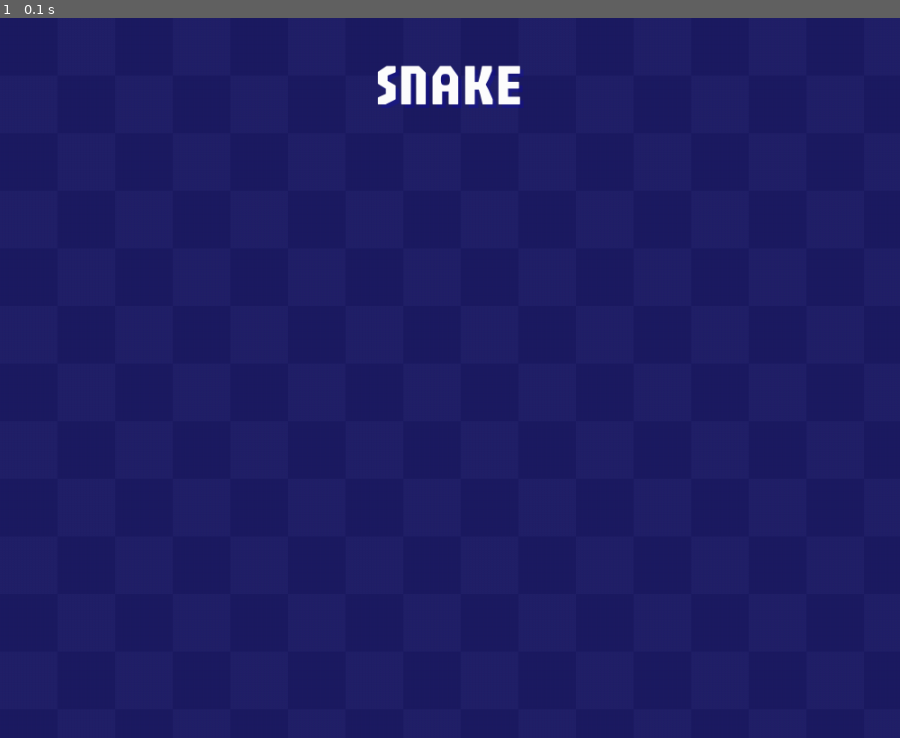
Above: before the commit, frame 1.
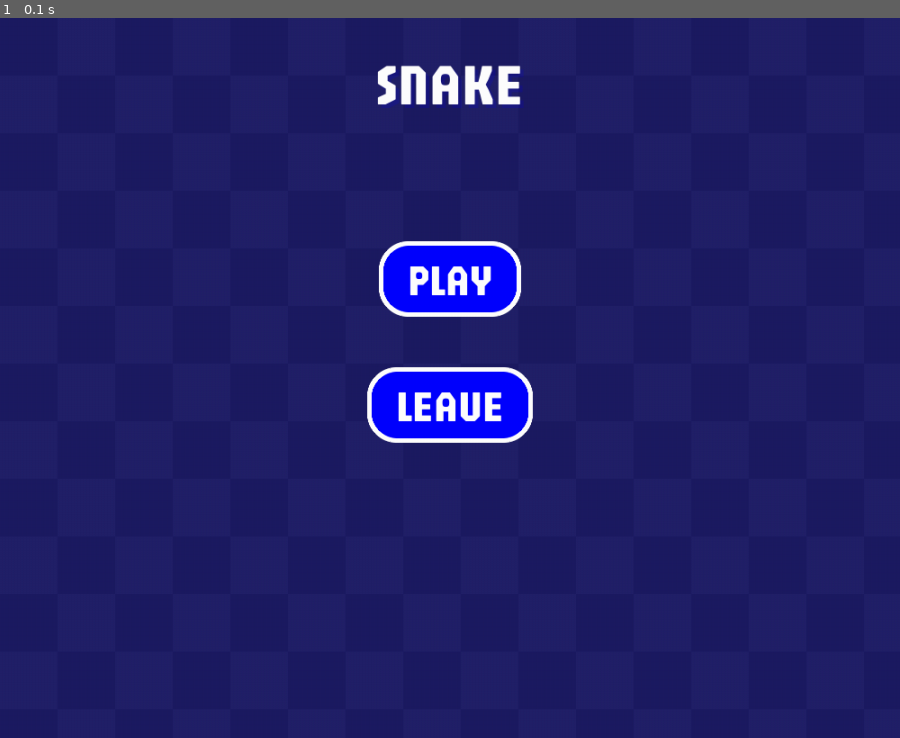
Above: after the commit, the same moment.

Repository: DevJ2K/snakeAI
Game: pygame game, started from srcs/Window.py
Two runs of this game, one before a commit and one after it. Both use one fixed random seed, a clock stepped at 60 frames per second and the inputs below.
Inputs:
- Up to frame 1 (0.1 s): no input

The runs differ from the first frame. In frame 1, 3.4% of the frame differs, in the area x 40-60%, y 30-60%.

Commit message:
🚧 : Start to create button...

Diff:
--- a/srcs/Window.py
+++ b/srcs/Window.py
@@ -1,8 +1,65 @@
 import pygame
+import pygame.gfxdraw
 from WindowTheme import WindowTheme
 from utils.Colors import *
 import os
+import pygame.gfxdraw
 
+def draw_rounded_rect(surface, rect, color, corner_radius):
+    ''' Draw a rectangle with rounded corners.
+    Would prefer this:
+        pygame.draw.rect(surface, color, rect, border_radius=corner_radius)
+    but this option is not yet supported in my version of pygame so do it ourselves.
+
+    We use anti-aliased circles to make the corners smoother
+    '''
+    if rect.width < 2 * corner_radius or rect.height < 2 * corner_radius:
+        raise ValueError(f"Both height (rect.height) and width (rect.width) must be > 2 * corner radius ({corner_radius})")
+
+    # need to use anti aliasing circle drawing routines to smooth the corners
+    pygame.gfxdraw.aacircle(surface, rect.left+corner_radius, rect.top+corner_radius, corner_radius, color)
+    pygame.gfxdraw.aacircle(surface, rect.right-corner_radius-1, rect.top+corner_radius, corner_radius, color)
+    pygame.gfxdraw.aacircle(surface, rect.left+corner_radius, rect.bottom-corner_radius-1, corner_radius, color)
+    pygame.gfxdraw.aacircle(surface, rect.right-corner_radius-1, rect.bottom-corner_radius-1, corner_radius, color)
+
+    pygame.gfxdraw.filled_circle(surface, rect.left+corner_radius, rect.top+corner_radius, corner_radius, color)
+    pygame.gfxdraw.filled_circle(surface, rect.right-corner_radius-1, rect.top+corner_radius, corner_radius, color)
+    pygame.gfxdraw.filled_circle(surface, rect.left+corner_radius, rect.bottom-corner_radius-1, corner_radius, color)
+    pygame.gfxdraw.filled_circle(surface, rect.right-corner_radius-1, rect.bottom-corner_radius-1, corner_radius, color)
+
+    rect_tmp = pygame.Rect(rect)
+
+    rect_tmp.width -= 2 * corner_radius
+    rect_tmp.center = rect.center
+    pygame.draw.rect(surface, color, rect_tmp)
+
+    rect_tmp.width = rect.width
+    rect_tmp.height -= 2 * corner_radius
+    rect_tmp.center = rect.center
+    pygame.draw.rect(surface, color, rect_tmp)
+
+def draw_bordered_rounded_rect(surface, rect, color, border_color, corner_radius, border_thickness):
+    if corner_radius < 0:
+        raise ValueError(f"border radius ({corner_radius}) must be >= 0")
+
+    rect_tmp = pygame.Rect(rect)
+    center = rect_tmp.center
+
+    if border_thickness:
+        if corner_radius <= 0:
+            pygame.draw.rect(surface, border_color, rect_tmp)
+        else:
+            draw_rounded_rect(surface, rect_tmp, border_color, corner_radius)
+
+        rect_tmp.inflate_ip(-2*border_thickness, -2*border_thickness)
+        inner_radius = corner_radius - border_thickness + 1
+    else:
+        inner_radius = corner_radius
+
+    if inner_radius <= 0:
+        pygame.draw.rect(surface, color, rect_tmp)
+    else:
+        draw_rounded_rect(surface, rect_tmp, color, inner_radius)
 
 class Window:
     def __init__(
@@ -10,35 +67,40 @@
         title: str = "Window",
         size: tuple[int, int] = (400, 400),
         theme: WindowTheme = WindowTheme(THEME="blue"),
-        font: str = "fonts/Jaro/static/Jaro-Regular.ttf"
+        font: str = "fonts/Jaro/static/Jaro-Regular.ttf",
+        FPS: int = 60
     ):
         self.__ROOT_PATH = os.path.dirname(os.path.dirname(os.path.abspath(__file__)))
         self.SCREEN_WIDTH = size[0]
         self.SCREEN_HEIGHT = size[1]
         pygame.init()
         pygame.font.init()
+        self.clock = pygame.time.Clock()
         self.canvas = pygame.display.set_mode(size=size)
         pygame.display.set_caption(title=title)
         print(os.path.join(self.__ROOT_PATH, font))
         # print(font)
         self.fontTitle = pygame.font.Font(os.path.join(self.__ROOT_PATH, font), 64)
-        self.exit = False
+        self.fontButton = pygame.font.Font(os.path.join(self.__ROOT_PATH, font), 48)
+        self.run = False
+        self.FPS = FPS
         self.theme = theme.get()
 
     def launch(self):
         # i = 0
-        while self.exit == False:
+        while self.run == False:
+            self.clock.tick(self.FPS)
             self.create_background(pattern_size=64)
             # print(i)
             # i += 1
+            self.main_menu()
             pygame.display.update()
             for event in pygame.event.get():
                 if event.type == pygame.QUIT:
-                    self.exit = True
+                    self.run = True
                 if event.type == pygame.KEYDOWN:
                     print(event.dict)
 
-            self.main_menu()
 
     def create_background(self, pattern_size: int = 24):
         pattern_bool = 0
@@ -70,7 +132,13 @@
     def main_menu(self):
         self.add_button(
             text="PLAY",
-            background="#FFFFFF"
+            y=self.SCREEN_HEIGHT / 2 - 140,
+            bg_color="#0000FF"
+        )
+        self.add_button(
+            text="LEAVE",
+            y=self.SCREEN_HEIGHT / 2,
+            bg_color="#0000FF"
         )
 
 
@@ -94,9 +162,12 @@
             self.canvas.blit(text_shadow, [x_coord + shadow['x'], y_coord + shadow['y']])
         self.canvas.blit(text_render, [x_coord, y_coord])
 
-    def add_button(self, text: str, x: int = None, y: int = None, color: str = "#FFFFFF", background: str = "#000000", stroke: str = "#FFFFFF"):
+    def add_button(self, text: str, x: int = None, y: int = None, color: str = "#FFFFFF", bg_color: str = "#000000", stroke: str = "#FFFFFF"):
 
-        text_render = self.fontTitle.render(text, True, color)
+        # Padding var
+        px = 32
+        py = 12
+        text_render = self.fontButton.render(text, True, color)
         x_coord = x
         y_coord = y
 
@@ -109,8 +180,16 @@
         elif y == None:
             y_coord = (self.SCREEN_HEIGHT / 2) - (text_rect.height / 2)
 
-        # rectangle = pygame.draw.rect(self.canvas, background, pygame.Rect(x_coord, y_coord, text_rect.width, text_rect.height), 16)
+        rect_bg = pygame.draw.rect(self.canvas, bg_color, pygame.Rect(x_coord - px, y_coord - py, text_rect.width + (px * 2), text_rect.height + (py * 2)), 0, 64)
 
+
+        # def draw_circle(surface, x, y, radius, color):
+        #     gfxdraw.aacircle(surface, x, y, radius, color)
+        #     gfxdraw.filled_circle(surface, x, y, radius, color)
+
+
+        # stroke_bg = pygame.draw.rect(self.canvas, stroke, pygame.Rect(x_coord - px, y_coord - py, text_rect.width + (px * 2), text_rect.height + (py * 2)), 5, 64)
+        draw_bordered_rounded_rect(self.canvas, pygame.Rect(x_coord - px, y_coord - py, text_rect.width + (px * 2), text_rect.height + (py * 2)), pygame.Color(0, 0, 255), pygame.Color(255, 255, 255), 32, 5)
         self.canvas.blit(text_render, [x_coord, y_coord])
 
 if __name__ == "__main__":
